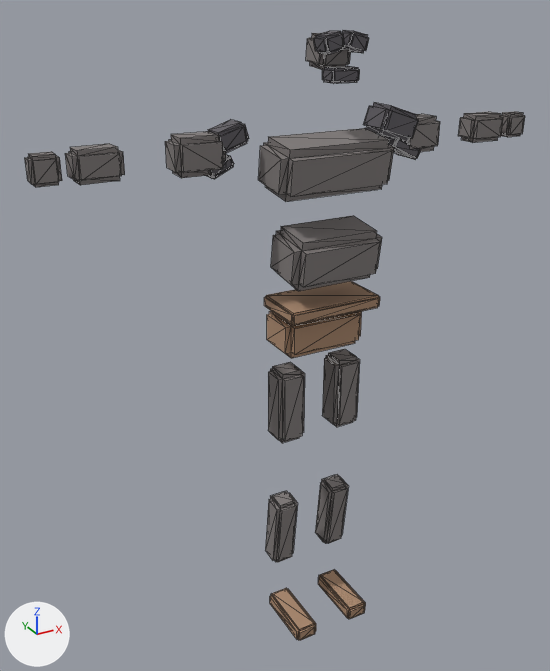
One commit to the glTF model assets/characters/enemies/SK_RaiderBlack.glb: the scene before it, then after it.
One viewpoint serves both versions: a camera (50 mm lens) standing at (-1.123, -1.75, 1.96) and looking at (-0.104, 0.103, 1.034). Arrows for +X, +Y and +Z are at lower left; the lights stay in place. The first picture is the older version. Mesh edges are drawn as thin lines. Vertices at exactly the same position are counted once.

The first picture shows 'RaiderBlack_Cloth', 'RaiderBlack_Hard', 'RaiderBlack_Skin'.
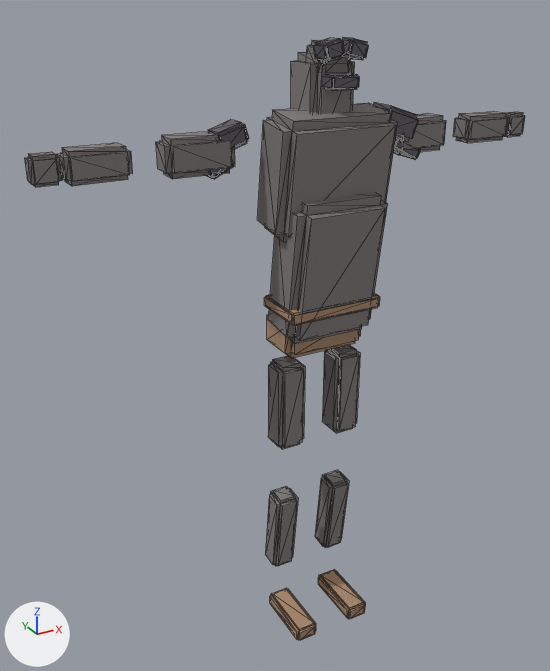
Changed parts and their boxes [x1, y1, x2, y2] in the pictures (550 x 671 px; the box of a moved part takes in the faces that stretch with it):
'RaiderBlack_Skin', reshaped
    before: [25, 33, 525, 562]
    after: [25, 40, 525, 566]
'RaiderBlack_Hard', reshaped
    before: [206, 30, 421, 179]
    after: [206, 37, 421, 179]
part 1 of me_raiderblack_hard, moved or reshaped
    before: [313, 30, 345, 54]
    after: [313, 38, 345, 62]
part 2 of me_raiderblack_hard, moved or reshaped
    before: [342, 30, 369, 53]
    after: [342, 37, 369, 60]
part 3 of me_raiderblack_hard, moved or reshaped
    before: [322, 66, 360, 83]
    after: [323, 73, 359, 90]
part 4 of me_raiderblack_skin, moved or reshaped
    before: [408, 114, 440, 152]
    after: [291, 52, 355, 114]
part 5 of me_raiderblack_skin, moved or reshaped
    before: [458, 112, 503, 143]
    after: [393, 113, 446, 154]
part 6 of me_raiderblack_skin, moved or reshaped
    before: [165, 132, 226, 178]
    after: [453, 111, 508, 143]
part 7 of me_raiderblack_skin, moved or reshaped
    before: [65, 144, 125, 185]
    after: [156, 132, 235, 179]
part 8 of me_raiderblack_skin, added
    after: [57, 143, 133, 186]
part 9 of me_raiderblack_skin, rebuilt (8% wider, 100% taller)
    before: [271, 216, 382, 291]
    after: [268, 193, 388, 344]
part 10 of me_raiderblack_skin, rebuilt (87% taller)
    before: [258, 128, 394, 202]
    after: [257, 103, 398, 242]
part 11 of me_raiderblack_skin, moved or reshaped
    before: [268, 349, 360, 443]
    after: [268, 345, 360, 449]
part 12 of me_raiderblack_skin, moved or reshaped
    before: [265, 475, 348, 562]
    after: [265, 470, 349, 566]
part 13 of me_raiderblack_skin, moved or reshaped
    before: [306, 33, 351, 70]
    after: [306, 40, 351, 72]

Patch to the scene script:
```diff
--- a/assets/characters/enemies/SK_RaiderBlack.glb.py
+++ b/assets/characters/enemies/SK_RaiderBlack.glb.py
@@ me_raiderblack_hard @@
-me_raiderblack_hard.from_pydata(...)  # 224 vertices, 420 faces; spans x -0.331..0.344, y -0.081..0.126, z 1.533..1.893
+me_raiderblack_hard.from_pydata(...)  # 224 vertices, 420 faces; spans x -0.331..0.344, y -0.081..0.126, z 1.533..1.876
+# me_raiderblack_hard part 1: the loose piece of 32 vertices spanning x -0.066..-0.004, y -0.081..-0.017, z 1.84..1.893 is moved by (0.0, 0.0, -0.017)
+# me_raiderblack_hard part 2: the loose piece of 32 vertices spanning x 0.004..0.066, y -0.081..-0.017, z 1.84..1.893 is moved by (0.0, 0.0, -0.017)
+# me_raiderblack_hard part 3: the loose piece of 32 vertices spanning x -0.041..0.041, y -0.081..-0.024, z 1.772..1.807 is moved by (0.0, 0.0, -0.017)
 me_raiderblack_hard.materials.append(mat_mat_raiderblack_hard)
@@ me_raiderblack_skin @@
-me_raiderblack_skin.from_pydata(...)  # 416 vertices, 780 faces; spans x -0.77..0.77, y -0.1..0.13, z 0.22..1.89
+me_raiderblack_skin.from_pydata(...)  # 448 vertices, 840 faces; spans x -0.77..0.77, y -0.12..0.13, z 0.2..1.87
+# me_raiderblack_skin part 4: the loose piece of 32 vertices spanning x 0.28..0.42, y 0.03..0.13, z 1.55..1.65 is multiplied about its middle by the matrix ((-0.041, 1.343, 0.0), (0.0, 0.0, 1.487), (1.822, 0.055, 0.0)), then moved by (-0.35, -0.04, 0.12)
+# me_raiderblack_skin part 5: the loose piece of 32 vertices spanning x 0.55..0.67, y 0.03..0.12, z 1.56..1.64 is scaled about its middle by (1.55, 1.21, 1.22), then moved by (-0.26, 0.0, 0.0)
+# me_raiderblack_skin part 6: the loose piece of 32 vertices spanning x -0.42..-0.28, y 0.03..0.13, z 1.55..1.65 is scaled about its middle by (-1.26, -0.821, 0.82), then moved by (0.96, 0.0, 0.0)
+# me_raiderblack_skin part 7: the loose piece of 32 vertices spanning x -0.67..-0.55, y 0.03..0.12, z 1.56..1.64 is scaled about its middle by (1.55, 1.21, 1.22), then moved by (0.26, 0.0, 0.0)
+# me_raiderblack_skin part 8: the loose piece of 32 vertices spanning x -0.67..-0.55, y 0.03..0.12, z 1.56..1.64 is copied, and the copy is scaled about its middle by (1.38, 1, 1); it spans x -0.69..-0.53, y 0.03..0.12, z 1.56..1.64
+# me_raiderblack_skin part 9: the loose piece of 32 vertices spanning x -0.14..0.14, y -0.1..0.08, z 1.23..1.39 is rebuilt with 32 vertices and now spans x -0.14..0.14, y -0.12..0.1, z 1.06..1.49
+# me_raiderblack_skin part 10: the loose piece of 32 vertices spanning x -0.18..0.18, y -0.08..0.09, z 1.48..1.63 is rebuilt with 32 vertices and now spans x -0.18..0.18, y -0.1..0.1, z 1.37..1.7
+# me_raiderblack_skin part 11: 8 vertices moved within x -0.13..0.13, y 0.01..0.07, z 0.71; 56 vertices removed from x -0.15..0.15, y -0.01..0.09, z 0.73..0.95; 56 vertices added at x -0.15..0.15, y -0.01..0.09, z 0.69..0.97
+# me_raiderblack_skin part 12: 4 vertices moved within x -0.13..0.13, y 0.11, z 0.22; 60 vertices removed from x -0.14..0.14, y 0.02..0.12, z 0.22..0.47; 60 vertices added at x -0.14..0.14, y 0.01..0.12, z 0.2..0.49
+# me_raiderblack_skin part 13: 28 vertices removed from x -0.05..0.05, y -0.04..0.06, z 1.81..1.89; 28 vertices added at x -0.05..0.05, y -0.04..0.06, z 1.78..1.86
 me_raiderblack_skin.materials.append(mat_mat_raiderblack_skin)
```
